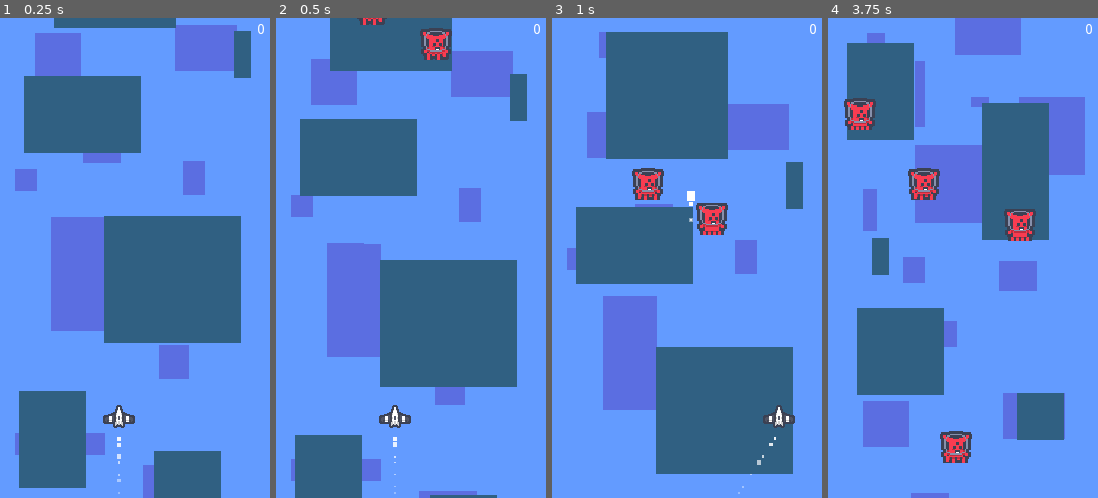
Above: before the commit, frames 1-4 (left to right).
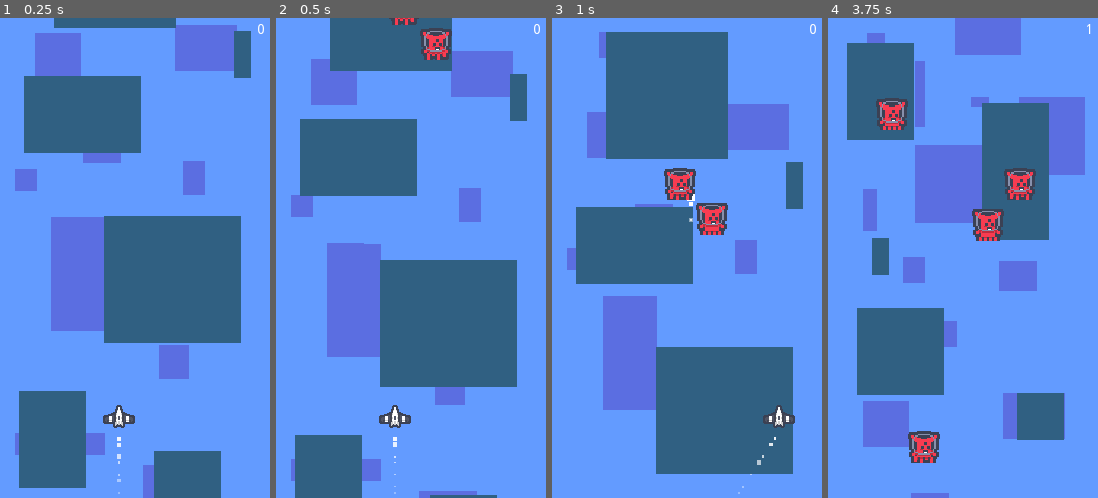
Above: after the commit, the same moments.

Repository: elektito/reverse-streak
Game: Godot game, scene res://Game.tscn
Two runs of this game, one before a commit and one after it. Both use one fixed random seed, a clock stepped at 60 frames per second and the inputs below. Sound files missing from this copy of the repository are replaced by a short silence.
Inputs:
- Up to frame 1 (0.25 s): no input
- Up to frame 2 (0.5 s): no input
- Up to frame 3 (1 s): hold Right (right) from 0.53 s (still down); tap Space (shoot) at 0.6 s
- Up to frame 4 (3.75 s): release Right (right) at 1.28 s; hold Left (left) 1.28-2.03 s; tap Space (shoot) every 0.75 s from 1.35 to 3.6 s; hold Right (right) 2.03-3.53 s; hold Left (left) from 3.53 s (still down)

Frame 1 is identical in both runs. In frame 2, 0.3% of the frame differs, in the area x 30-53%, y 0-2%; in frame 3, 1.4%; in frame 4, 5.7%, in the area x 5-98%, y 1-93%.

Commit message:
Make sure motherships don't spawn too frequently

Diff:
--- a/Game.gd
+++ b/Game.gd
@@ -8,6 +8,7 @@
 var score := 0
 var multiplier := 1
 var reversed := false
+var enemies_since_last_mothership := 0
 
 onready var camera = $camera
 onready var ship = $camera/ship
@@ -101,10 +102,22 @@
 	if len(columns) == 0:
 		return
 	var column = columns[randi() % len(columns)]
+
+	var ship_type
+	if enemies_since_last_mothership < 10:
+		ship_type = 0
+	else:
+		ship_type = 1 if randf() < mothership_spawn_rate else 0
+
+	if ship_type == 1:
+		enemies_since_last_mothership = 0
+	else:
+		enemies_since_last_mothership += 1
+
 	enemy.position.x = ship_size.x + column * ship_size.x
 	enemy.position.y = camera.position.y - enemy.size.y
 	enemy.ship = ship
-	enemy.type = 1 if randf() < mothership_spawn_rate else 0
+	enemy.type = ship_type
 	enemy.column = column
 	enemy.connect("killed", self, "_on_enemy_killed")
 	add_child(enemy)
